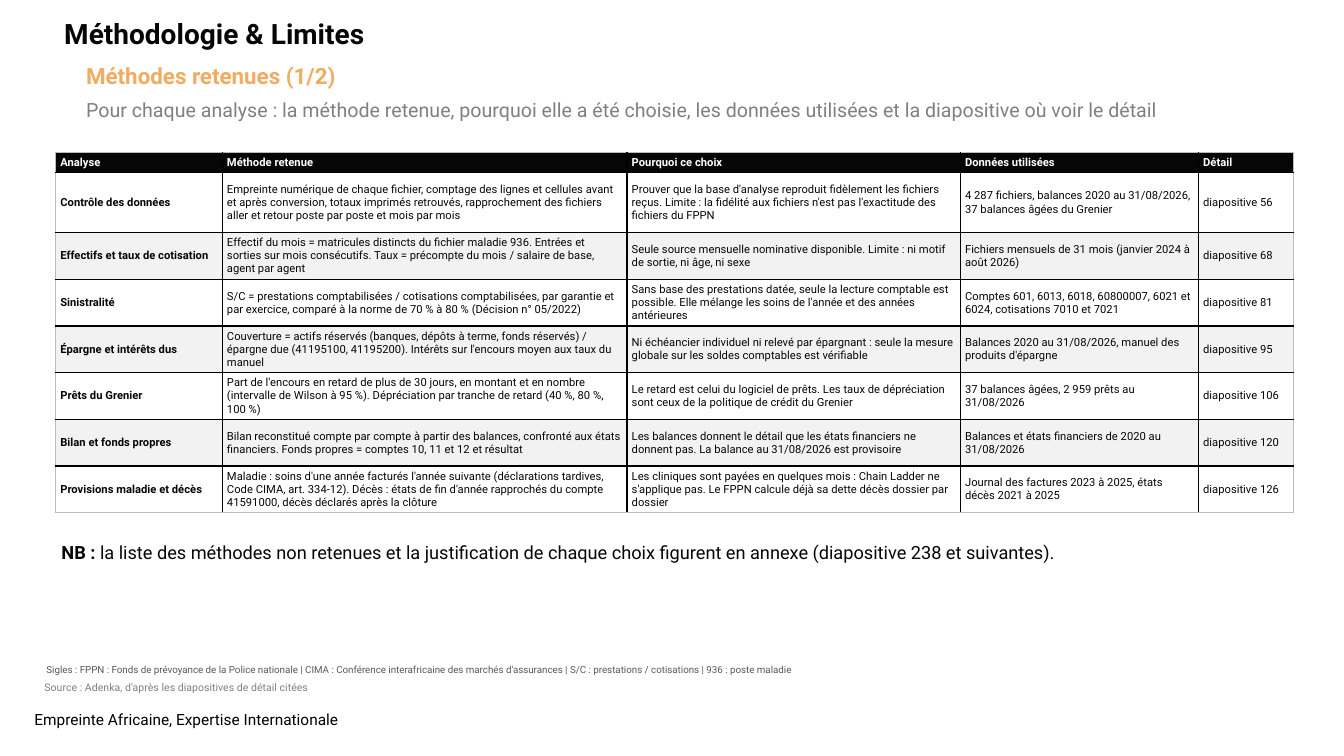
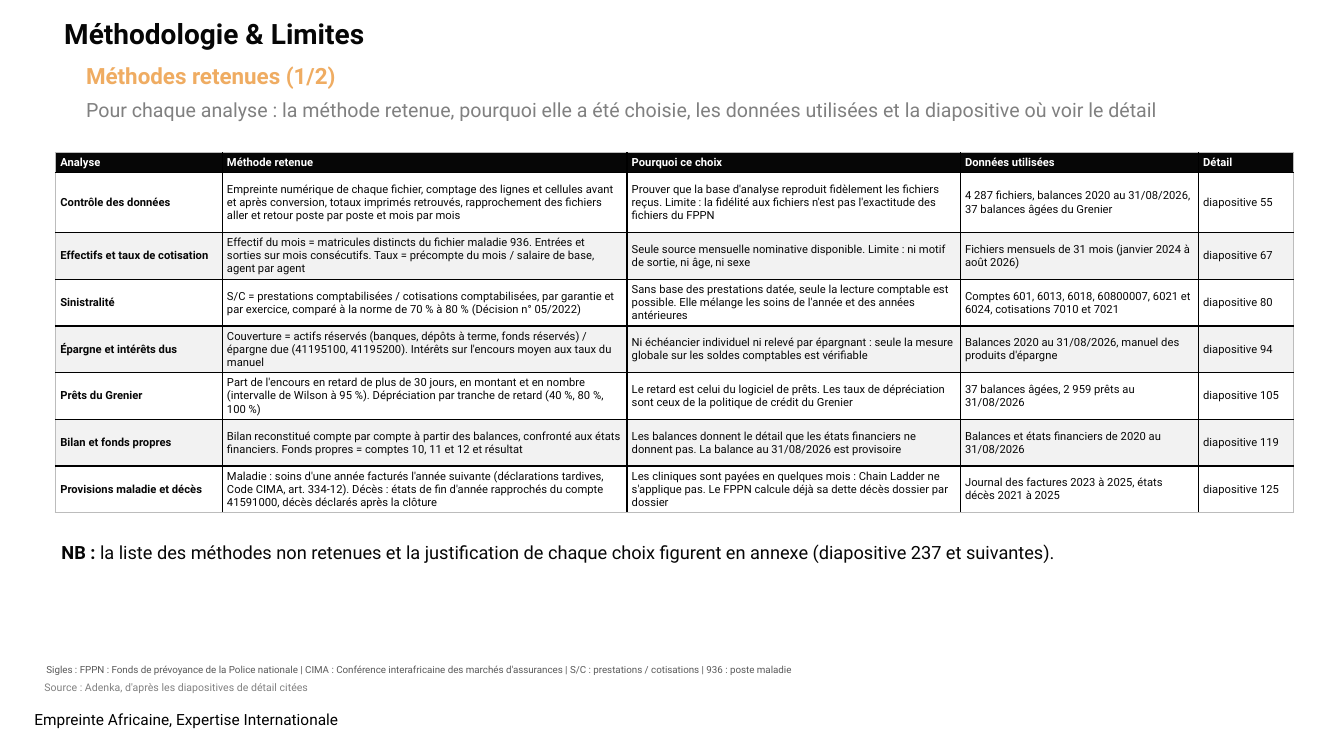
Before and after one commit to siakoel-art/FPPN, a slide deck: slide 47 of rapport/FPPN_Rapport_actuariel_statistique_20261109.pptx. Drawn at 1344x756 pixels with LibreOffice and Linux fonts; fonts in the diff are those of the drawing; background and template pictures are left out. Boxes give left, top, right and bottom in pixels: in the first picture for what was removed or moved away, otherwise in the second. Text is boxed around its words. In the diff, an @@ line names an element or a change of style, - is before the commit and + after.

```diff
--- a/rapport/FPPN_Rapport_actuariel_statistique_20261109.pptx
+++ b/rapport/FPPN_Rapport_actuariel_statistique_20261109.pptx
@@ table at box(55, 153, 1294, 513) @@
-row 2, column 5: diapositive 56
+row 2, column 5: diapositive 55
-row 3, column 5: diapositive 68
+row 3, column 5: diapositive 67
-row 4, column 5: diapositive 81
+row 4, column 5: diapositive 80
-row 5, column 5: diapositive 95
+row 5, column 5: diapositive 94
-row 6, column 5: diapositive 106
+row 6, column 5: diapositive 105
-row 7, column 5: diapositive 120
+row 7, column 5: diapositive 119
-row 8, column 5: diapositive 126
+row 8, column 5: diapositive 125
@@ text at box(61, 544, 1054, 563): text changed @@
-NB : la liste des méthodes non retenues et la justification de chaque choix figurent en annexe (diapositive 238 et suivantes).
+NB : la liste des méthodes non retenues et la justification de chaque choix figurent en annexe (diapositive 237 et suivantes).
```
Also in this commit, not shown: 77 other slides changed, 1 slide removed, 11 other files.
